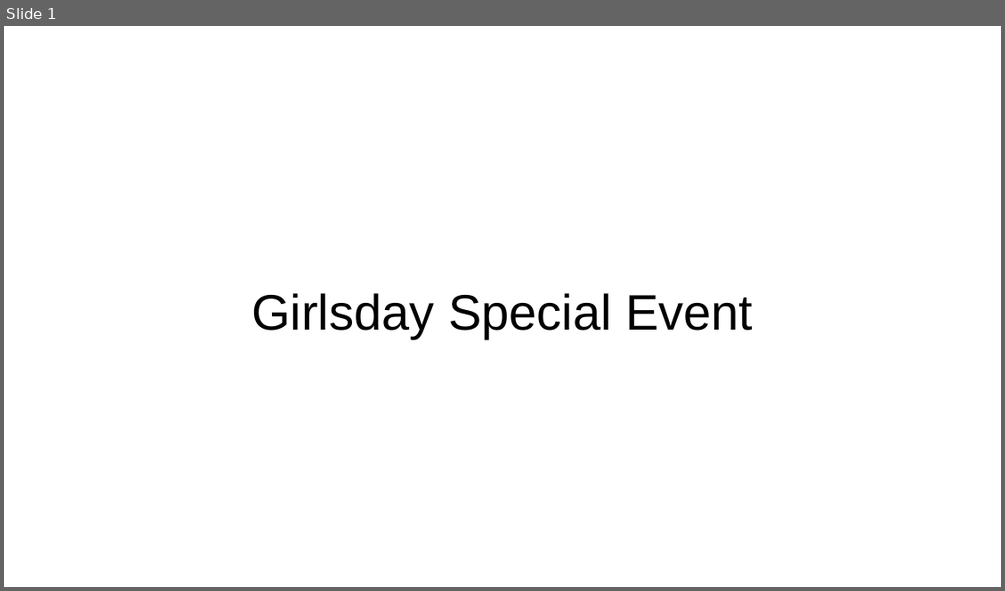
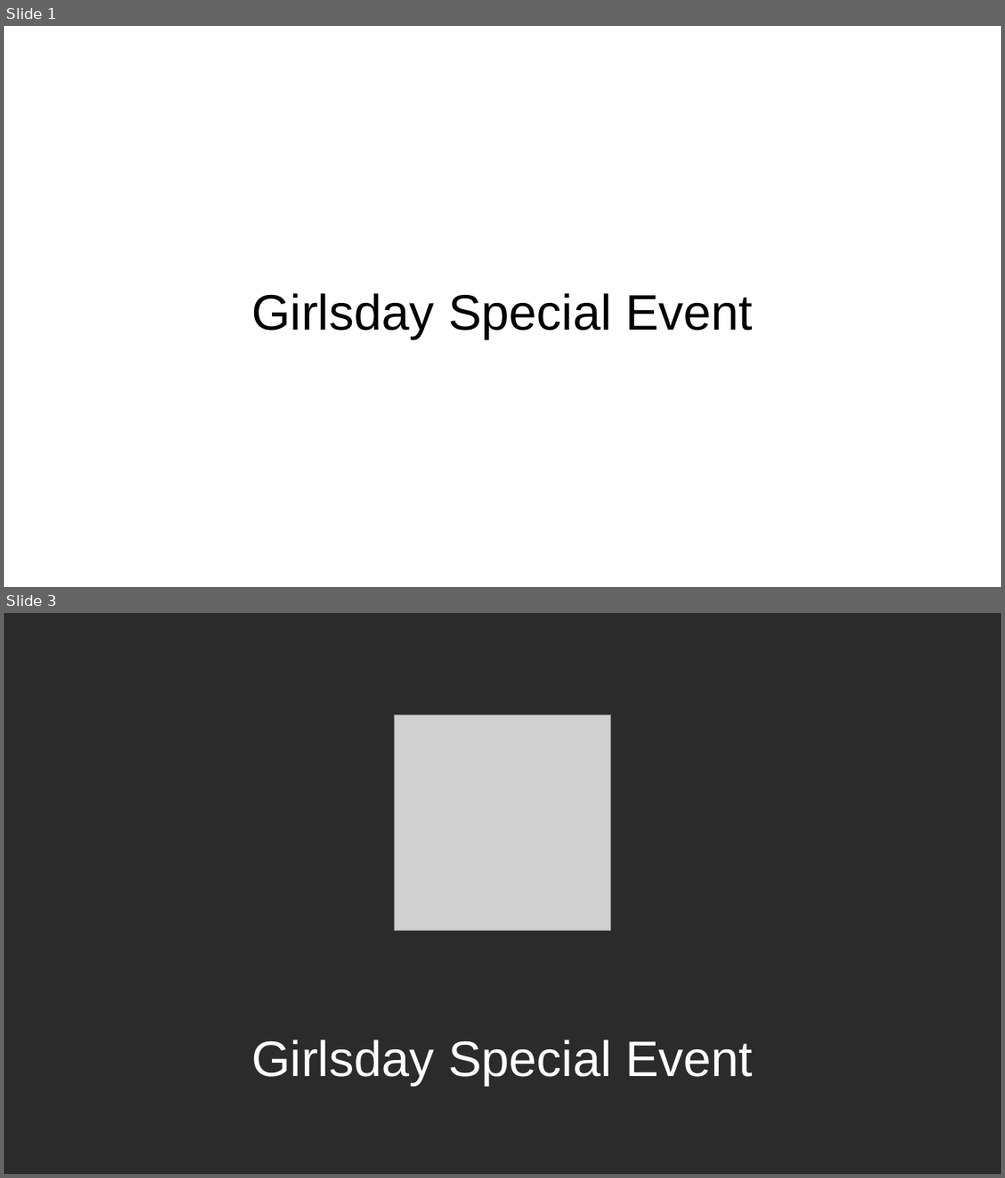
Before and after one commit to TingliangZhang/girlsday2021, a slide deck: LaunchEvent/20210307GirlsDay.pptx. Shown one above the other, each under a label of ours: slide 1 before the commit, slides 1 and 3 after it; the slides between them are not shown. The pictures are 1005x591 and 1005x1178 pixels, drawn with LibreOffice and Linux fonts; fonts in the diff are those of the drawing; grey boxes stand for pictures; background and template pictures are left out; a plain dark background stands for a picture behind light text. Boxes give left, top, right and bottom in pixels: in the first picture for what was removed or moved away, otherwise in the second. Text is boxed around its words. In the diff, an @@ line names an element or a change of style, - is before the commit and + after.

```diff
--- a/LaunchEvent/20210307GirlsDay.pptx
+++ b/LaunchEvent/20210307GirlsDay.pptx
@@ slide 3 added at [4, 613, 1001, 1174], background picture (left out) @@
@@ picture added at [395, 714, 610, 931] @@
@@ title added at [251, 1039, 752, 1085], 48 pt, text #FFFFFF @@
+Girlsday Special Event
```
Also in this commit, not shown: 1 other slide added.
